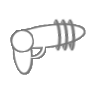
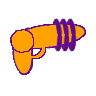
Before/after of a 96 × 96 layered artwork. What changed in the layer stack:
added layer "Layer 6 copy 5" above "Layer 5 copy" over 54, 18, 77, 52
added layer "Layer 5 copy" above "Layer 9 copy" over 11, 30, 45, 58
added layer "Layer 9 copy" above "Layer 4 copy" over 10, 29, 35, 53
added layer "Layer 4 copy" above "Layer 8 copy" over 11, 23, 85, 74
added layer "Layer 8 copy" above "Layer 6 copy 2" over 10, 19, 86, 75
hid "Layer 6 copy 2" over 68, 18, 77, 52
hid "Layer 6 copy" over 61, 18, 70, 52
hid "Layer 6" over 54, 18, 63, 52
hid "Layer 5" over 24, 36, 45, 58
hid "Layer 3" over 11, 30, 34, 52
hid "Layer 9" over 10, 29, 35, 53
hid "Layer 4" over 13, 32, 32, 74
hid "Layer 1" over 11, 23, 85, 49
hid "Layer 8" over 10, 22, 86, 75
hid "Layer 7 copy" over 58, 19, 67, 51
hid "Layer 7 copy 2" over 65, 19, 74, 51
hid "Layer 7" over 51, 19, 60, 51
